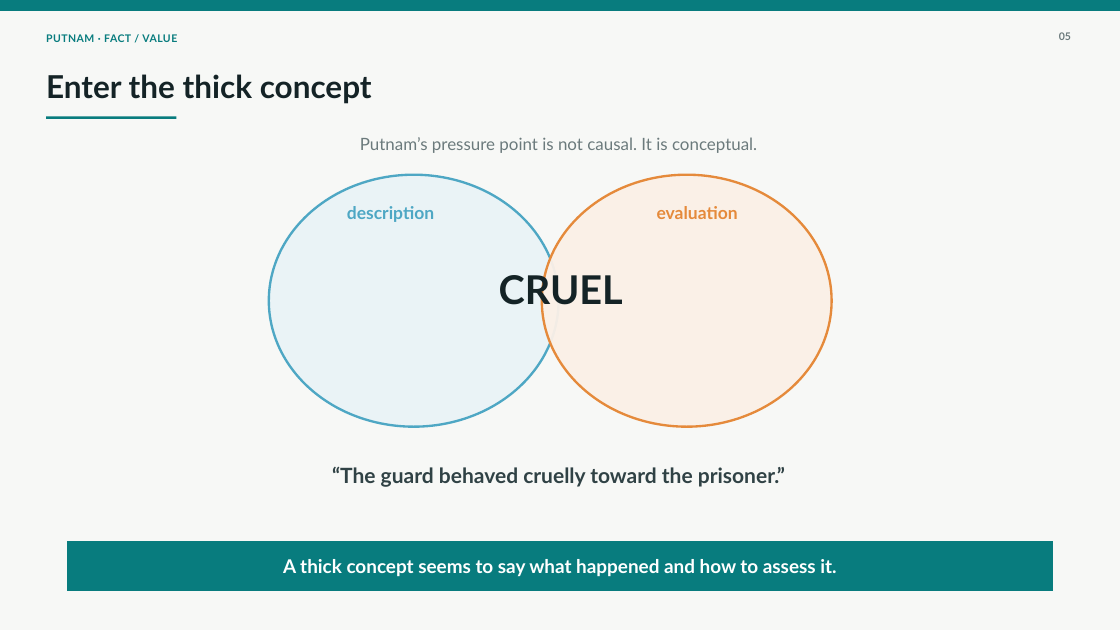
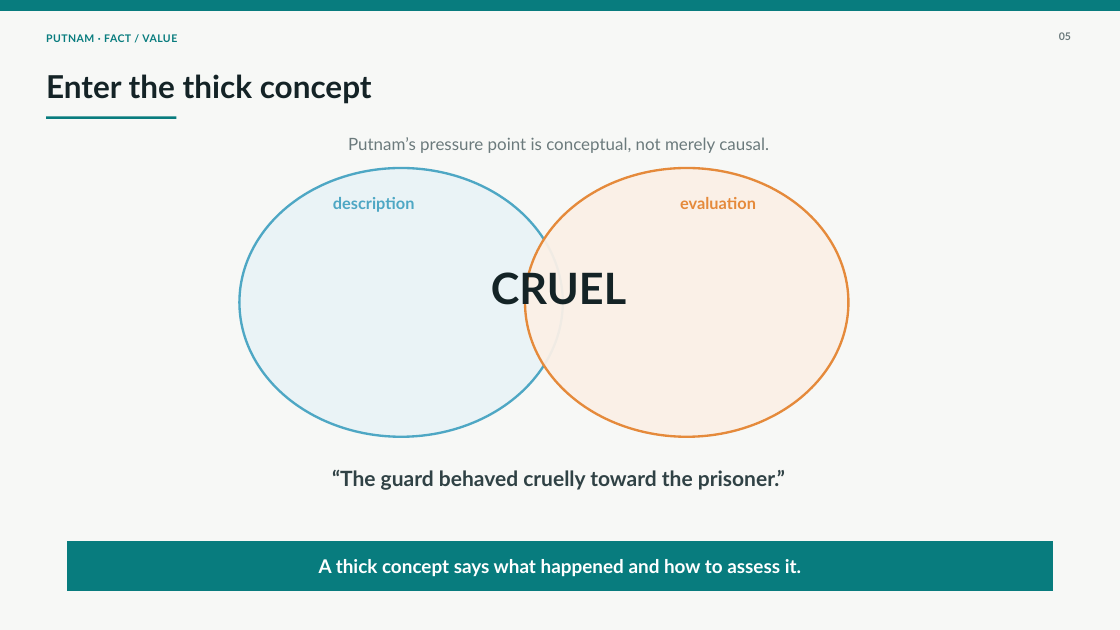
Before and after one commit to deepelegant99/fact-value-pdf, a slide deck: slide 5 of Presentation/Putnam_Fact_Value_Entanglement_YouTube_Deck.pptx. Drawn at 1120x630 pixels with LibreOffice and Linux fonts; fonts in the diff are those of the drawing. Boxes give left, top, right and bottom in pixels: in the first picture for what was removed or moved away, otherwise in the second. Text is boxed around its words. In the diff, an @@ line names an element or a change of style, - is before the commit and + after.

```diff
--- a/Presentation/Putnam_Fact_Value_Entanglement_YouTube_Deck.pptx
+++ b/Presentation/Putnam_Fact_Value_Entanglement_YouTube_Deck.pptx
@@ text at (x1=348, y1=137, x2=769, y2=153): text changed @@
-Putnam’s pressure point is not causal. It is conceptual.
+Putnam’s pressure point is conceptual, not merely causal.
@@ ellipse resized from (x1=269, y1=175, x2=559, y2=427) to (x1=239, y1=168, x2=563, y2=437) @@
@@ ellipse at (x1=239, y1=168, x2=563, y2=437): fill #EAF3F7 at 95% opacity to #EAF3F7 at 94% opacity @@
@@ ellipse resized from (x1=542, y1=175, x2=832, y2=427) to (x1=525, y1=168, x2=849, y2=437) @@
@@ ellipse at (x1=525, y1=168, x2=849, y2=437): fill #FBF0E7 at 95% opacity to #FBF0E7 at 94% opacity @@
@@ text "description" at (x1=333, y1=197, x2=415, y2=212): size 15 to 14 pt @@
@@ text "description" moved from (x1=347, y1=206, x2=434, y2=222) to (x1=333, y1=197, x2=415, y2=212) @@
@@ text "evaluation" moved from (x1=657, y1=206, x2=738, y2=219) to (x1=680, y1=197, x2=756, y2=209) @@
@@ text "evaluation" at (x1=680, y1=197, x2=756, y2=209): size 15 to 14 pt @@
@@ text "CRUEL" moved from (x1=499, y1=270, x2=623, y2=313) to (x1=491, y1=267, x2=626, y2=313) @@
@@ text "CRUEL" at (x1=491, y1=267, x2=626, y2=313): size 34 to 37 pt @@
@@ text in rectangle at (x1=319, y1=559, x2=801, y2=577): text changed @@
-A thick concept seems to say what happened and how to assess it.
+A thick concept says what happened and how to assess it.
```
Also in this commit, not shown: 18 other slides changed, 1 other file.
